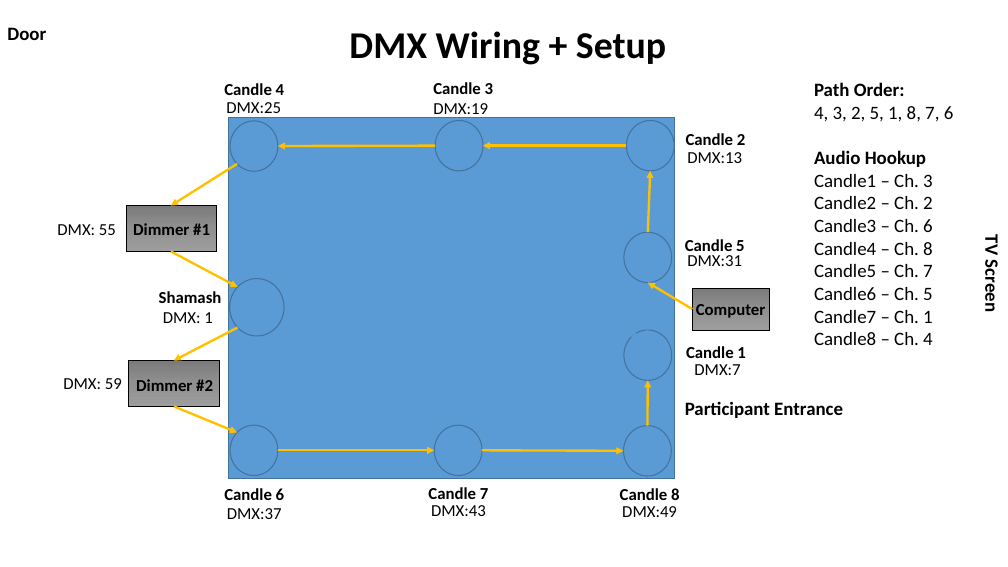
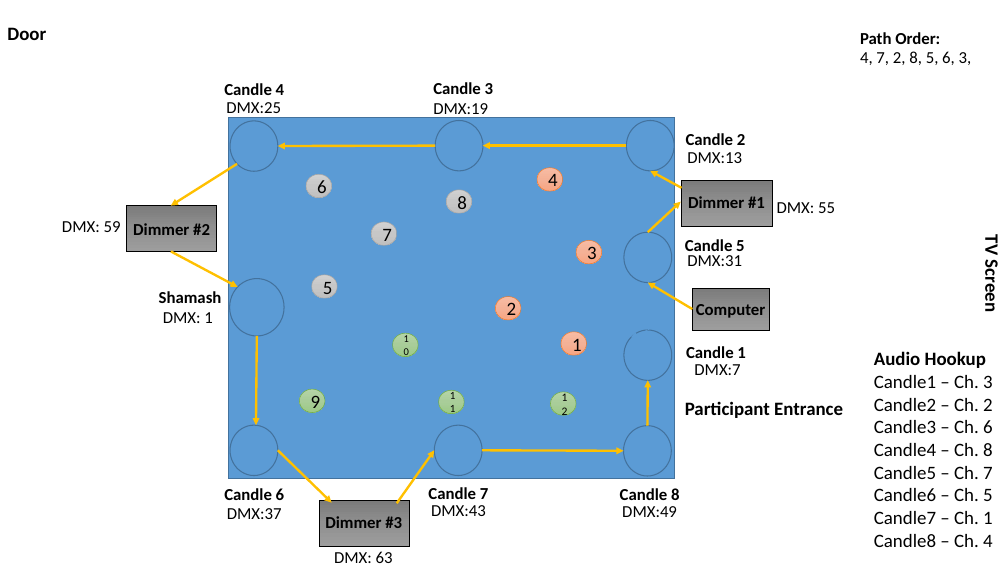
Before and after one commit to mmandel/8Nights2, a slide deck: slide 1 of docs/8Nights2_Lights_Setup.pptx. Drawn at 1008x567 pixels with LibreOffice and Linux fonts; fonts in the diff are those of the drawing. Boxes give left, top, right and bottom in pixels: in the first picture for what was removed or moved away, otherwise in the second. Text is boxed around its words. In the diff, an @@ line names an element or a change of style, - is before the commit and + after.

Commit message:
configuration for 12 EL wire spots
updated LightJams setup and wiring diagram too

```diff
--- a/docs/8Nights2_Lights_Setup.pptx
+++ b/docs/8Nights2_Lights_Setup.pptx
@@ title removed at (349, 31, 666, 65) @@
-DMX Wiring + Setup
@@ title added at (860, 32, 972, 65), 16 pt, text #000000 @@
+Path Order:
+4, 7, 2, 8, 5, 6, 3,
@@ text at (814, 82, 954, 122): paragraphs removed @@
-Path Order:
-4, 3, 2, 5, 1, 8, 7, 6
@@ ellipse added at (306, 175, 332, 198), fill gradient #D2D2D2 to #C8C8C8 to #C0C0C0, outline #A5A5A5 0.5 pt, 18 pt, text #000000 @@
+6
@@ ellipse added at (537, 168, 563, 191), fill gradient #F7BDA5 to #F5B196 to #F8A582, outline #ED7D31 0.5 pt, 18 pt, text #000000 @@
+4
@@ arrow added from (682, 188) to (650, 171), #FFC000 2.25 pt @@
@@ ellipse added at (446, 190, 472, 213), fill gradient #D2D2D2 to #C8C8C8 to #C0C0C0, outline #A5A5A5 0.5 pt, 18 pt, text #000000 @@
+8
@@ arrow moved from (648, 232) - (650, 171) to (648, 232) - (681, 202) @@
@@ rectangle added at (682, 181, 772, 227), fill gradient #9D9D9D to #909090 to #7C7C7C, outline #000000 0.5 pt @@
@@ text added at (688, 196, 765, 208), 16 pt, text #000000, bold @@
+Dimmer #1
@@ text "DMX: 55": place and size @@
-text "DMX: 55" at (57, 224, 116, 235)
+text "DMX: 55" at (777, 202, 835, 213)
@@ text "DMX: 59": place and size @@
-text "DMX: 59" at (63, 378, 122, 389)
+text "DMX: 59" at (62, 221, 121, 232)
@@ text at (133, 223, 210, 235): text changed @@
-Dimmer #1
+Dimmer #2
@@ ellipse added at (371, 222, 397, 246), fill gradient #D2D2D2 to #C8C8C8 to #C0C0C0, outline #A5A5A5 0.5 pt, 18 pt, text #000000 @@
+7
@@ ellipse added at (576, 240, 602, 264), fill gradient #F7BDA5 to #F5B196 to #F8A582, outline #ED7D31 0.5 pt, 18 pt, text #000000 @@
+3
@@ ellipse added at (312, 274, 337, 298), fill gradient #D2D2D2 to #C8C8C8 to #C0C0C0, outline #A5A5A5 0.5 pt, 18 pt, text #000000 @@
+5
@@ ellipse added at (495, 296, 521, 320), fill gradient #F7BDA5 to #F5B196 to #F8A582, outline #ED7D31 0.5 pt, 18 pt, text #000000 @@
+2
@@ text "Audio Hookup": place and size @@
-text "Audio Hookup" at (814, 82, 954, 345)
+text "Audio Hookup" at (874, 351, 993, 547)
@@ arrow moved from (237, 327) - (174, 361) to (257, 336) - (256, 425) @@
@@ ellipse added at (392, 333, 418, 357), fill gradient #B5D5A7 to #AACE9A to #9CC987, outline #70AD47 0.5 pt, 10 pt, text #000000 @@
+10
@@ ellipse added at (561, 332, 587, 355), fill gradient #F7BDA5 to #F5B196 to #F8A582, outline #ED7D31 0.5 pt, 18 pt, text #000000 @@
+1
@@ ellipse added at (299, 389, 325, 413), fill gradient #B5D5A7 to #AACE9A to #9CC987, outline #70AD47 0.5 pt, 18 pt, text #000000 @@
+9
@@ ellipse added at (439, 390, 464, 414), fill gradient #B5D5A7 to #AACE9A to #9CC987, outline #70AD47 0.5 pt, 10.5 pt, text #000000 @@
+11
@@ ellipse added at (551, 392, 576, 415), fill gradient #B5D5A7 to #AACE9A to #9CC987, outline #70AD47 0.5 pt, 11 pt, text #000000 @@
+12
@@ arrow moved from (278, 451) - (434, 451) to (278, 451) - (332, 503) @@
@@ arrow moved from (174, 406) - (237, 433) to (397, 504) - (434, 451) @@
@@ rectangle: place and size @@
-rectangle at (129, 361, 219, 407)
+rectangle at (319, 501, 409, 547)
@@ text at (325, 516, 402, 528): text changed @@
-Dimmer #2
+Dimmer #3
@@ text added at (334, 551, 393, 563), 16 pt, text #000000 @@
+DMX: 63
```
Also in this commit, not shown: 1 slide added, 6 other files.
